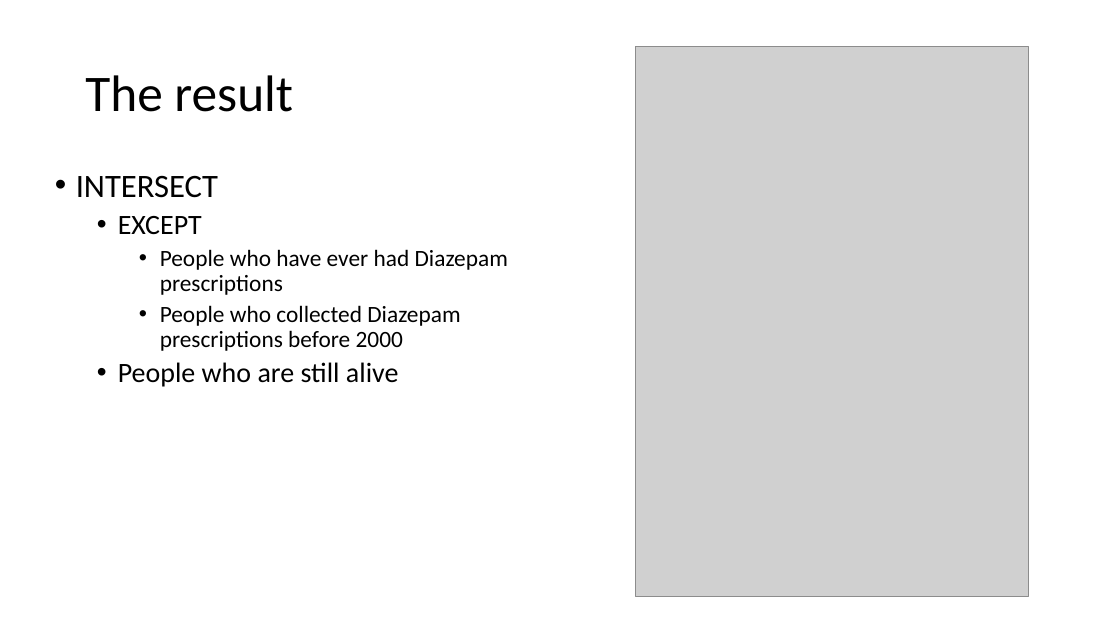
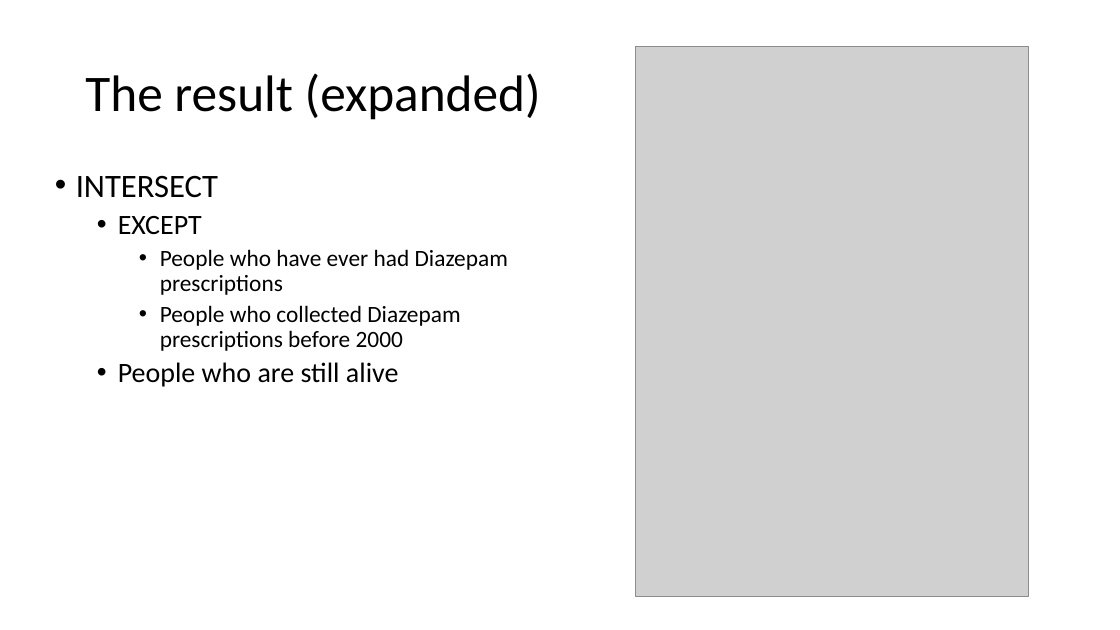
Before and after one commit to HicServices/RDMP, a slide deck: slide 14 of Documentation/Training/CohortBuilder.pptx (slide 10 before the commit). Drawn at 1120x630 pixels with LibreOffice and Linux fonts; fonts in the diff are those of the drawing; grey boxes stand for pictures. Boxes give left, top, right and bottom in pixels: in the first picture for what was removed or moved away, otherwise in the second. Text is boxed around its words. In the diff, an @@ line names an element or a change of style, - is before the commit and + after.

```diff
--- a/Documentation/Training/CohortBuilder.pptx
+++ b/Documentation/Training/CohortBuilder.pptx
@@ title at box(85, 73, 541, 120): text changed @@
-The result
+The result (expanded)
```
Also in this commit, not shown: 3 other slides changed, 10 slides added, 1 slide removed.
